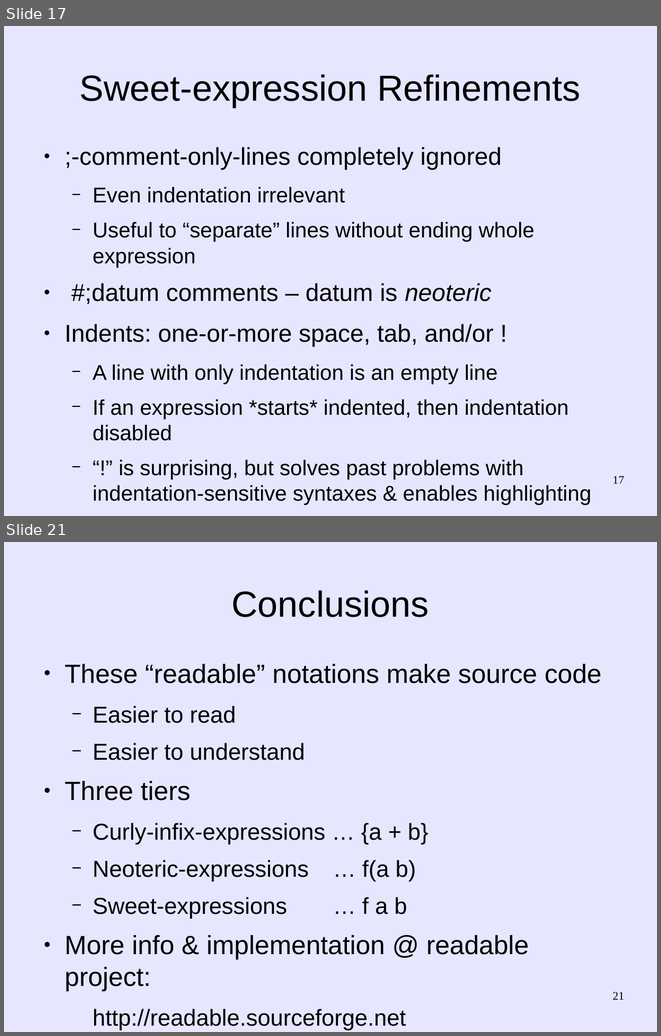
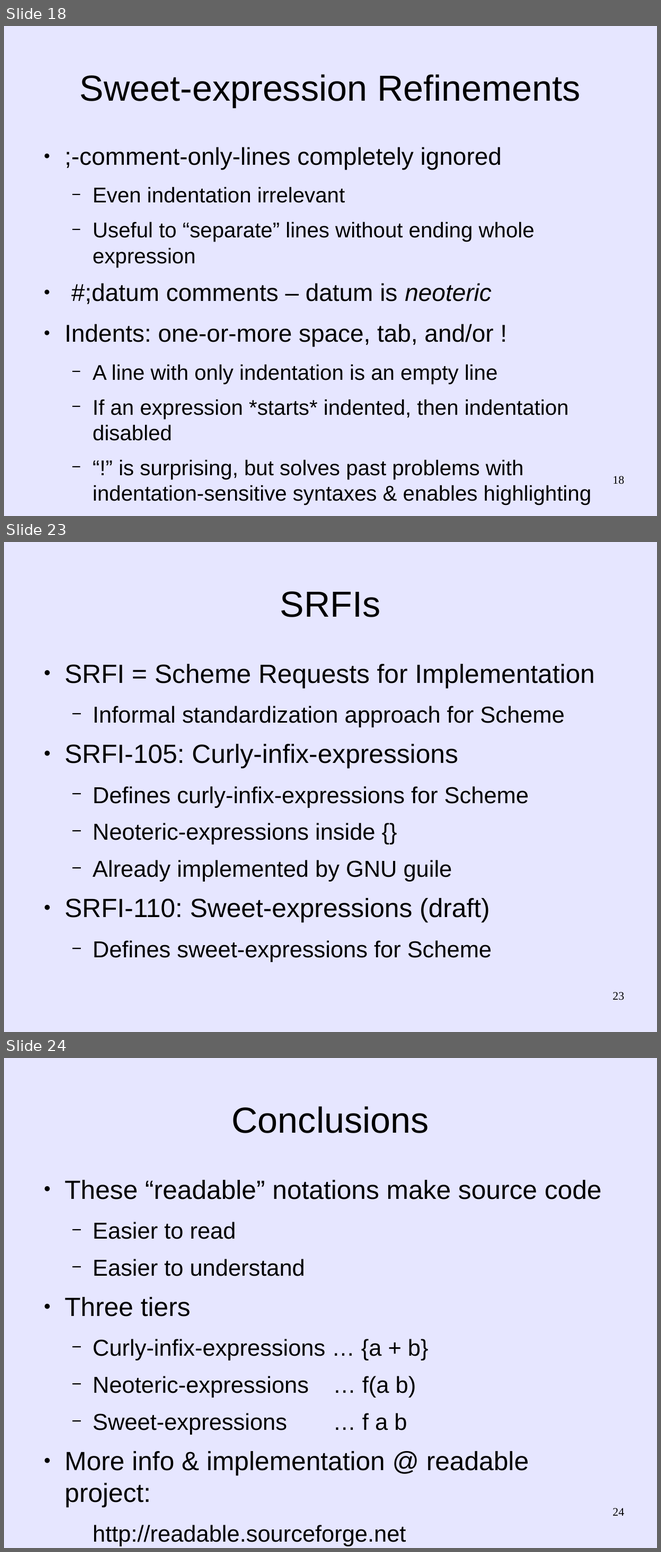
Before and after one commit to martin12333/Readable-Lisp-S-expressions, a slide deck: readable-s-expressions.odp. Shown one above the other, each under a label of ours: slides 17 and 21 before the commit, slides 18, 23 and 24 after it; the slides between them are not shown. The pictures are 661x1036 and 661x1552 pixels, drawn with LibreOffice and Linux fonts; fonts in the diff are those of the drawing. Boxes give left, top, right and bottom in pixels: in the first picture for what was removed or moved away, otherwise in the second. Text is boxed around its words. In the diff, an @@ line names an element or a change of style, - is before the commit and + after.

Commit message:
readable-s-expressions.odp: Add appendix explaining Lisp
  - This way, the deck can be used for an audience that doesn't necessarily
    know Lisp.

```diff
--- a/readable-s-expressions.odp
+++ b/readable-s-expressions.odp
@@ slide 23 added at (4, 542, 657, 1032), background #E6E6FF @@
@@ title added at (280, 591, 381, 617), 44 pt, text #000000 @@
+SRFIs
@@ text added at (64, 664, 595, 962), 28 pt, text #000000 @@
+● SRFI = Scheme Requests for Implementation
+  − Informal standardization approach for Scheme
+● SRFI-105: Curly-infix-expressions
+  − Defines curly-infix-expressions for Scheme
+  − Neoteric-expressions inside {}
+  − Already implemented by GNU guile
+● SRFI-110: Sweet-expressions (draft)
+  − Defines sweet-expressions for Scheme
@@ page number added at (612, 992, 624, 1000), 14 pt, text #000000 @@
+23
@@ what was slide 17 is now slide 18 @@
@@ page number at (612, 476, 624, 484): text changed @@
-17
+18
@@ what was slide 21 is now slide 24 @@
@@ page number at (612, 1508, 624, 1516): text changed @@
-21
+24
```
Also in this commit, not shown: 9 slides changed, 8 other slides added.
